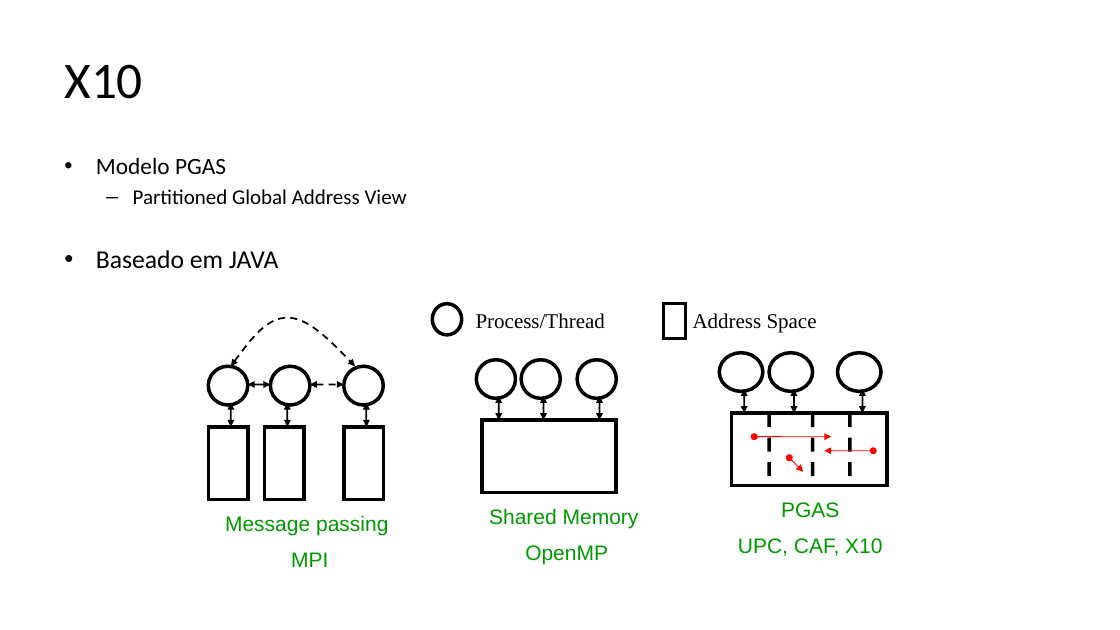
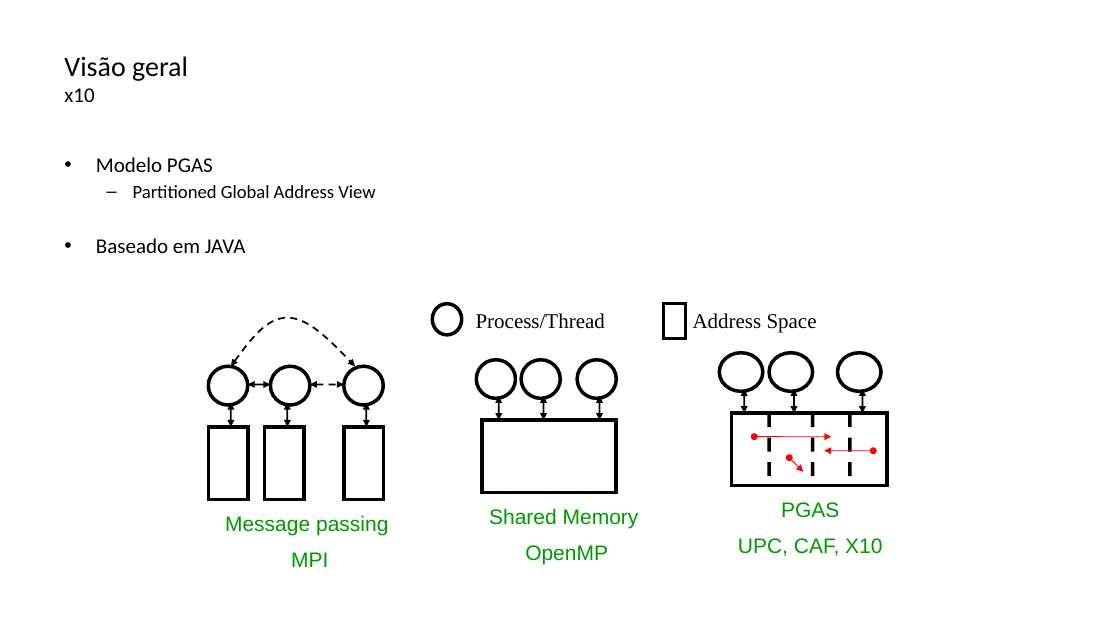
Before and after one commit to lquatrin/inf2591, a slide deck: slide 4 of x10.pptx. Drawn at 1120x630 pixels with LibreOffice and Linux fonts; fonts in the diff are those of the drawing. Boxes give left, top, right and bottom in pixels: in the first picture for what was removed or moved away, otherwise in the second. Text is boxed around its words. In the diff, an @@ line names an element or a change of style, - is before the commit and + after.

```diff
--- a/x10.pptx
+++ b/x10.pptx
@@ title at bbox=[64, 56, 188, 102]: text changed; size 44 to 24 pt @@
-X10
+Visão geral
+x10
@@ text "Modelo PGAS" at bbox=[96, 157, 375, 253]: size 20 to 18 pt in "Modelo PGAS"; size 18 to 16 pt in "Partitioned Global Address View"; size 22 to 18 pt in "Baseado em JAVA" @@
```
Also in this commit, not shown: 21 other slides changed, 2 slides added, 1 slide removed, 5 other files.
